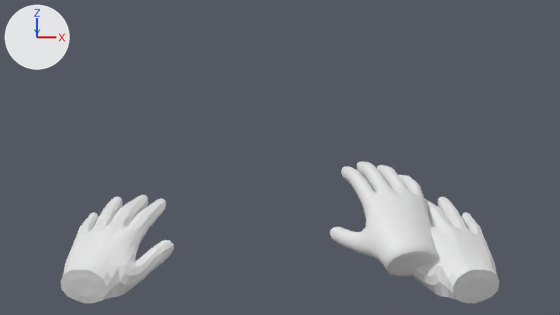
What one commit did to the Blender file 3DAssets/hand/handNew.blend.
Camera for both pictures: the file's camera 'Camera'. The axes (+X, +Y, +Z) are drawn at upper left. The lights are the same throughout.

The first picture shows 'Hand_Circle', 'Hand_Circle.001', 'hand'.
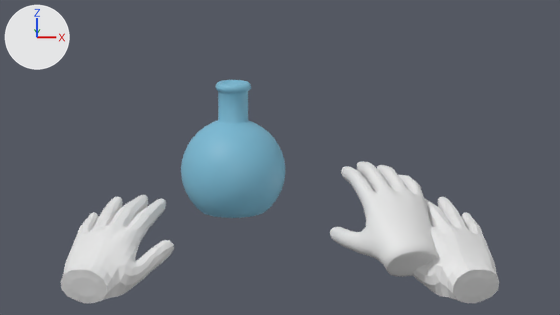
What differs and where, as boxes [x1, y1, x2, y2] in the pictures (560 x 315 px):
```json
{"object": "Sphere", "change": "added", "after": [181, 80, 285, 218], "on screen": "cyan"}
```

Edits to the scene script, one JSON object a line:
```json
{"op": "add", "block": "mat_material_001", "code": ["mat_material_001 = principled_material('Material.001')", "mat_material_001.base_color = (0.242, 0.601, 0.801)  # cyan #87cce7", "mat_material_001.alpha = 0.777"]}
{"op": "add", "block": "me_sphere", "code": ["me_sphere = bpy.data.meshes.new('Sphere')", "me_sphere.from_pydata(...)  # 769 vertices, 769 faces; spans x -1.0..1.0, y -1.0..1.0, z -0.83..1.71", "me_sphere.materials.append(mat_material_001)  # cyan #87cce7"]}
{"op": "add", "block": "ob_sphere", "code": ["ob_sphere = bpy.data.objects.new('Sphere', me_sphere)", "ob_sphere.location = (-0.543, 0.174, 0.864)", "ob_sphere.scale = (0.607, 0.607, 0.607)"]}
```
